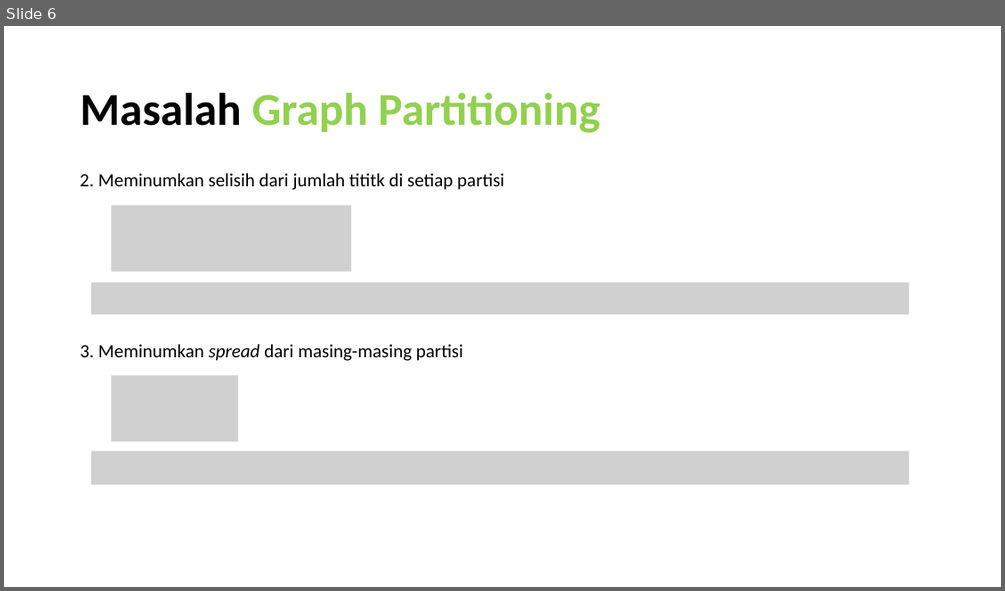
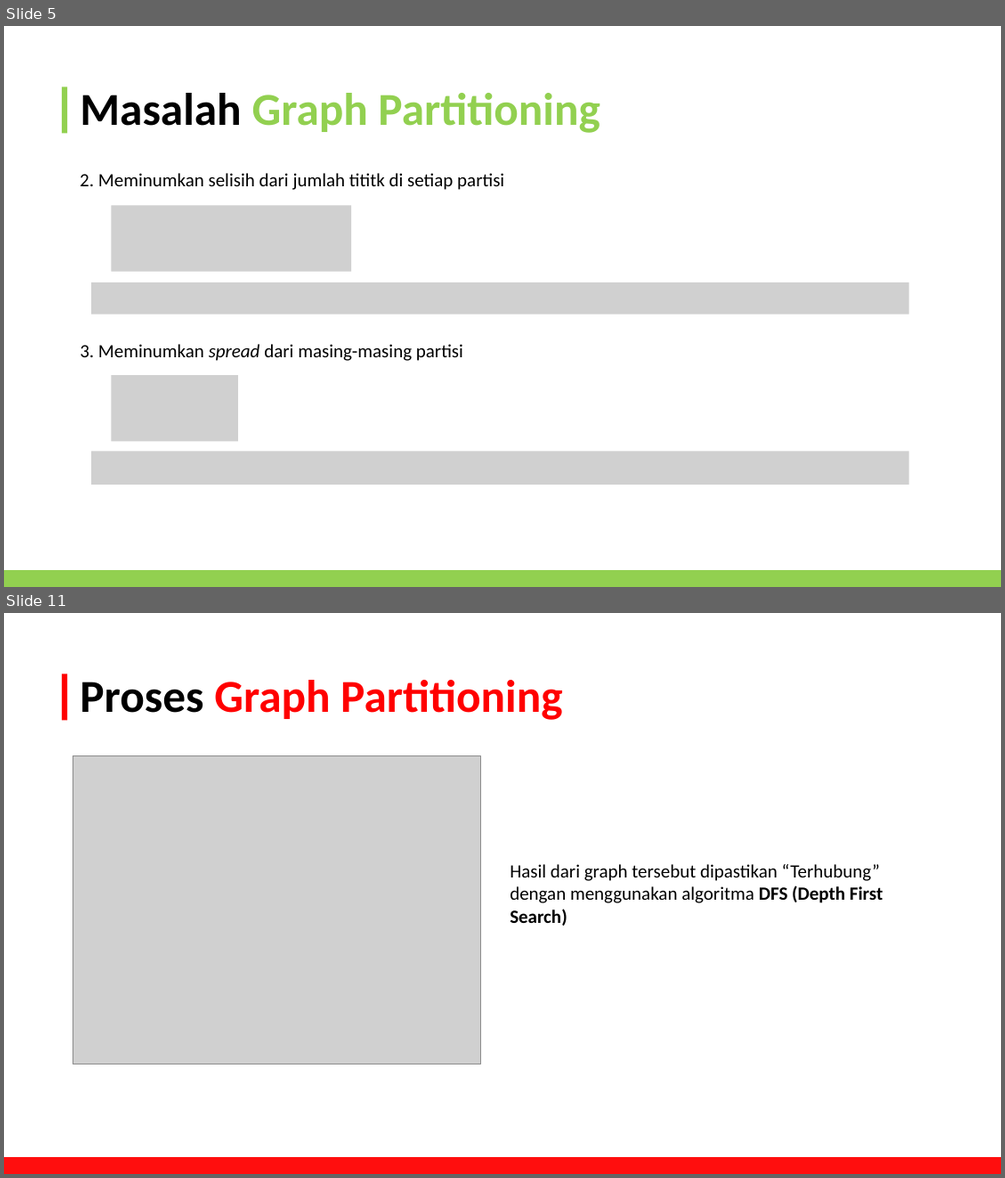
Before and after one commit to FelixFern/Graph-Partitioning-Optimization, a slide deck: documents/Graph Partitioning.pptx. Shown one above the other, each under a label of ours: slide 6 before the commit, slides 5 and 11 after it; the slides between them are not shown. The pictures are 1005x591 and 1005x1178 pixels, drawn with LibreOffice and Linux fonts; fonts in the diff are those of the drawing; grey boxes stand for pictures. Boxes give left, top, right and bottom in pixels: in the first picture for what was removed or moved away, otherwise in the second. Text is boxed around its words. In the diff, an @@ line names an element or a change of style, - is before the commit and + after.

```diff
--- a/documents/Graph Partitioning.pptx
+++ b/documents/Graph Partitioning.pptx
@@ slide 11 added at (4,613,1001,1174), background #FFFFFF @@
@@ rectangle added at (62,674,67,720), fill #FF0000 @@
@@ title added at (80,680,562,720), 44 pt, text #FF0000, bold @@
+Proses Graph Partitioning
@@ picture added at (73,755,480,1064) @@
@@ text added at (510,864,882,925), 18 pt, text #000000 @@
+Hasil dari graph tersebut dipastikan “Terhubung” dengan menggunakan algoritma DFS (Depth First Search)
@@ rectangle added at (4,1158,1001,1174), fill #FF0E0E @@
@@ what was slide 6 is now slide 5 @@
@@ slide 5 changed as well @@
@@ rectangle added at (62,87,67,133), fill #92D050 @@
@@ rectangle added at (4,571,1001,587), fill #92D050 @@
```
Also in this commit, not shown: 8 other slides changed, 31 other slides added, 3 slides removed, 21 other files.
